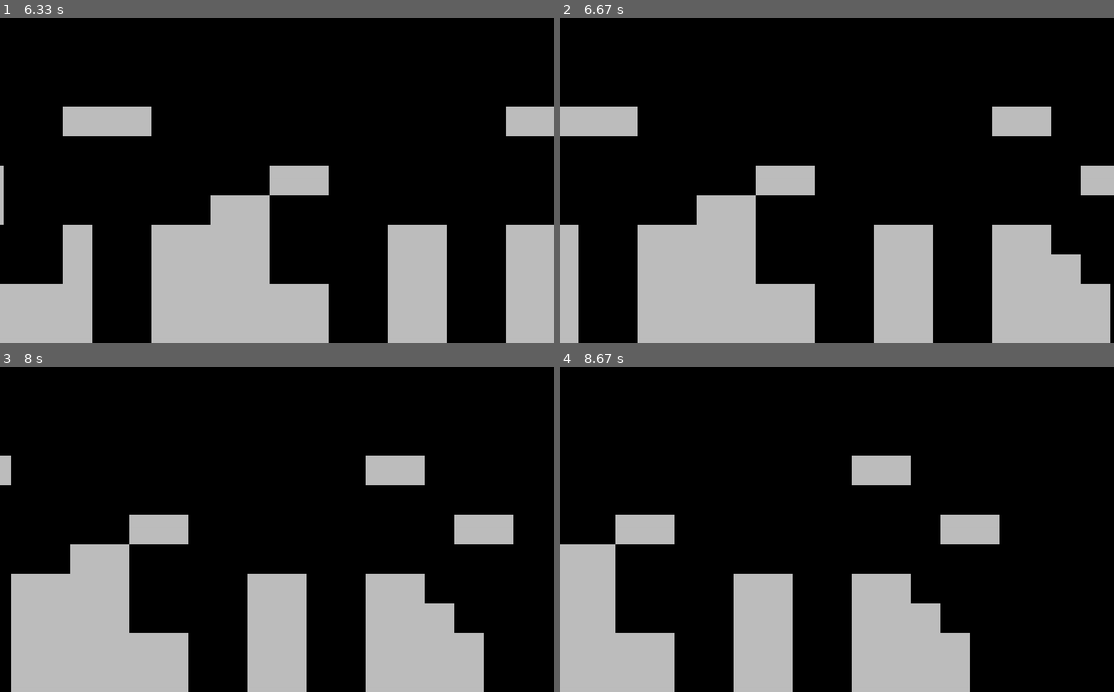
Above: before the commit, frames 1-4 (two rows, left to right).
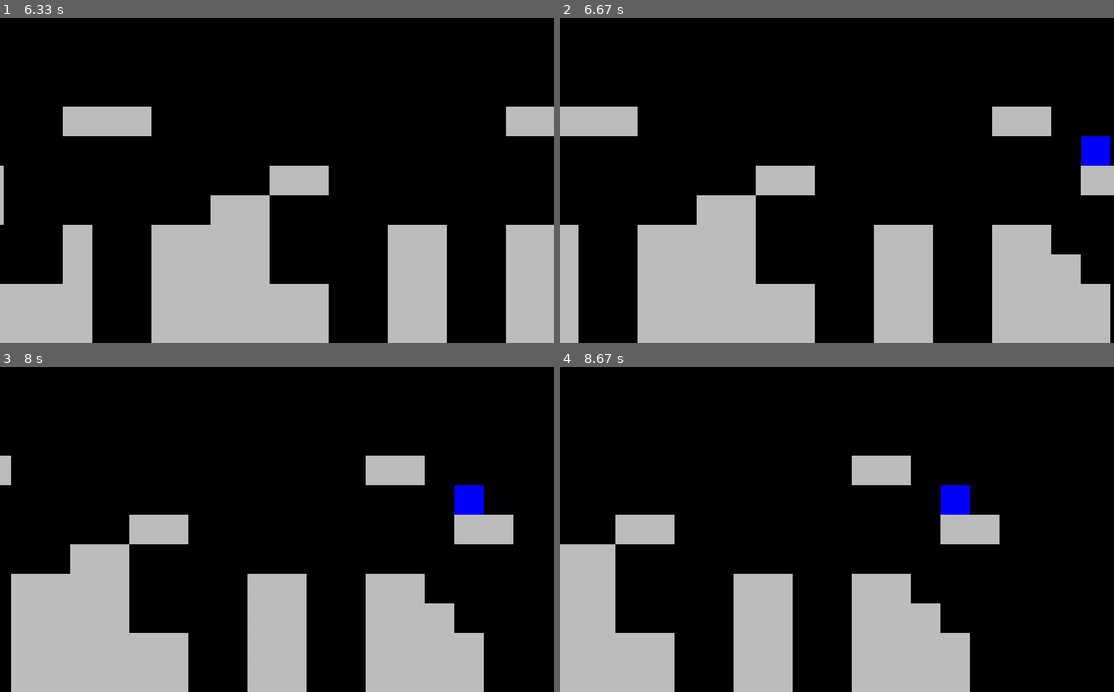
Above: after the commit, the same moments.

Repository: MiniEggz/compsoc-pygame
Game: pygame game, started from basic_mario/code/main.py
Same seed, same stepped clock (60 frames per second), same inputs: the game is played once before the commit and once after it.
Inputs:
- Up to frame 1 (6.33 s): hold Left 0.33-0.87 s; hold Left 0.9-1.3 s; tap Space at 0.97, 1.27, 1.4, 1.7, 2.07, 2.37, 2.57, 2.87, 3.07, 3.37, 4.57, 4.87, 5.73, 6.03, 6.23 s; hold Right 1.33-1.97 s; hold Left 2-2.47 s; hold Right 2.5-2.97 s; hold Right 3-3.47 s; hold Right 4.5-5.13 s; hold Right 5.67-6.13 s; hold Right from 6.17 s (still down)
- Up to frame 2 (6.67 s): tap Space at 6.53 s; release Right at 6.63 s
- Up to frame 3 (8 s): hold Right from 7.67 s (still down); tap Space at 7.73 s
- Up to frame 4 (8.67 s): tap Space at 8.03 s; release Right at 8.3 s

Frame 1 is identical in both runs. In frame 2, 0.5% of the frame differs, in the area x 94-100%, y 36-46%; in frame 3, 0.5%; in frame 4, 0.5%.

Commit message:
Add win condition to basic_mario.

Diff:
--- a/basic_mario/code/level.py
+++ b/basic_mario/code/level.py
@@ -1,4 +1,5 @@
 import pygame
+import sys
 from tiles import Tile
 from settings import tile_size, screen_width
 from player import Player
@@ -39,6 +40,9 @@
 				if cell == 'P':
 					player_sprite = Player((x,y))
 					self.player.add(player_sprite)
+				if cell == 'W':
+					tile = Tile((x, y), tile_size, 'blue')
+					self.tiles.add(tile)
 
 	def scroll_x(self):
 		"""Scrolls in x direction when player moves off the screen."""
@@ -69,6 +73,7 @@
 		for sprite in self.tiles.sprites():
 			# if the sprite is colliding with the player rectangle
 			if sprite.rect.colliderect(player.rect):
+				self.check_win(sprite)
 				if player.direction.x < 0:
 					# is not moving horizontally
 					player.rect.left = sprite.rect.right
@@ -96,6 +101,7 @@
 		for sprite in self.tiles.sprites():
 			# checks whether there is a collision
 			if sprite.rect.colliderect(player.rect):
+				self.check_win(sprite)
 				if player.direction.y > 0:
 					# player is going downwards
 					player.rect.bottom = sprite.rect.top
@@ -114,6 +120,12 @@
 			# on ceiling and going down significantly
 			player.on_ceiling = False
 
+	def check_win(self, sprite):
+		if sprite.get_color() == 'blue':
+			print('You Win!')
+			pygame.quit()
+			sys.exit()
+
 	def run(self):
 
 		# level tiles
--- a/basic_mario/code/settings.py
+++ b/basic_mario/code/settings.py
@@ -4,7 +4,7 @@
 '                            ',
 '                            ',
 ' XX    XXX            XX    ',
-' XX P                       ',
+' XX P                    W  ',
 ' XXXX         XX         XX ',
 ' XXXX       XX              ',
 ' XX    X  XXXX    XX  XX    ',
--- a/basic_mario/code/support.py
+++ b/basic_mario/code/support.py
@@ -2,7 +2,7 @@
 import pygame
 
 # this is used to load images
-# this can be removed
+# this can be removed if using a more simple animation system
 def import_folder(path):
 	surface_list = []
 
--- a/basic_mario/code/tiles.py
+++ b/basic_mario/code/tiles.py
@@ -2,12 +2,17 @@
 
 # this is simply a square in the level to make up the stage
 class Tile(pygame.sprite.Sprite):
-	def __init__(self,pos,size):
+	def __init__(self, pos, size, color='grey'):
+		# tiles will default to being grey, other colours may be reserved for something like the win tile
 		super().__init__()
+		self.color = color
 		self.image = pygame.Surface((size,size))
-		self.image.fill('grey')
+		self.image.fill(color)
 		self.rect = self.image.get_rect(topleft = pos)
 
-	def update(self,x_shift):
+	def get_color(self):
+		return self.color
+
+	def update(self, x_shift):
 		# moves as the stage moves
 		self.rect.x += x_shift
